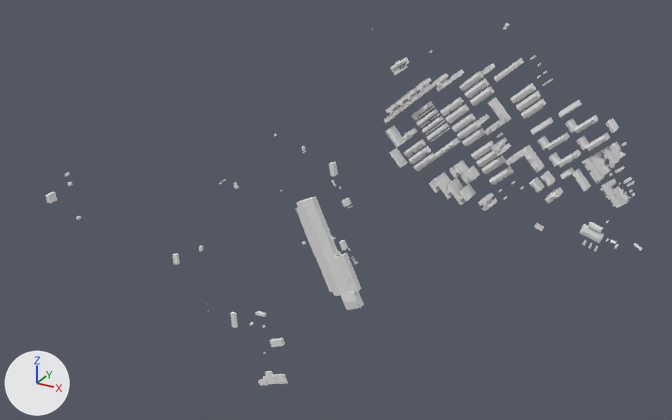
The glTF model backend/madrid_chunks/16/32098/24720.glb: old version first, new version second.
Rendered twice from a camera (50 mm lens) standing at (573.0, -1482.0, 695.0) and looking at (-268.0, 48.0, -70.0). Every picture has the same lights, and +X, +Y and +Z are marked at lower left. The first picture is the older version. Vertices at exactly the same position are counted once.

The scene before the commit, as lines of its bpy script (objects in view):
```python
me_geometry_0 = bpy.data.meshes.new('geometry_0')
me_geometry_0.from_pydata(...)  # 10800 vertices, 22802 faces; spans x -1051.0..347.0, y -54.0..36.0, z -546.0..362.0
ob_geometry_0 = bpy.data.objects.new('geometry_0', me_geometry_0)
ob_geometry_0.location = (0.0, 0.0, 0.0)
```
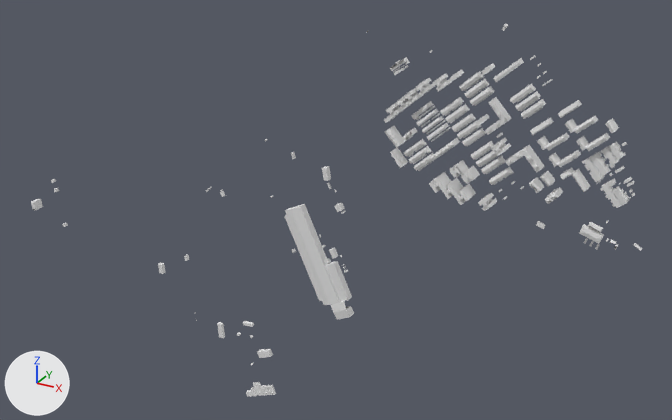
The newer file is also turned or shifted as a whole; pictures and numbers use the older file's frame.

Where the change shows, as pixel boxes [x1, y1, x2, y2] in the pictures (672 x 420 px; the box of a moved part takes in the faces that stretch with it):
'geometry_0', reshaped: before [45, 23, 642, 385]; after [31, 24, 642, 397]
part 1 of me_geometry_0, moved or reshaped: before [534, 223, 544, 231]; after [536, 221, 545, 229]
part 2 of me_geometry_0, deleted: before [45, 23, 606, 385]
part 3 of me_geometry_0, moved or reshaped: before [385, 57, 619, 249]; after [158, 24, 618, 397]
part 4 of me_geometry_0, added: after [31, 179, 68, 227]

The edits, one by one:
me_geometry_0 is used by ob_geometry_0; location (0.0, 0.0, 0.0).
me_geometry_0 had 10800 vertices, 22802 faces and spanned x -1051.0..347.0, y -54.0..36.0, z -546.0..362.0.
me_geometry_0 now has 15538 vertices, 23910 faces and spans x -1051.0..347.0, y -54.0..-16.0, z -546.0..362.0.
me_geometry_0 part 1: the loose piece of 8 vertices spanning x 165.0..182.0, y -25.0, z 13.0..27.0 is moved by (0.0, 9.0, 0.0).
me_geometry_0 part 2: 96 loose pieces with 1589 vertices, spanning x -1051.0..277.0, y -42.0..36.0, z -546.0..362.0, are deleted.
me_geometry_0 part 3: 306 vertices moved within x -124.0..347.0, y -47.0..-16.0, z 15.0..289.0; 6235 vertices removed from x -124.0..347.0, y -54.0..-13.0, z 7.0..309.0; 12436 vertices added at x -688.0..347.0, y -50.0..-16.0, z -546.0..362.0.
me_geometry_0 part 4: 129 vertices added at x -1051.0..-963.0, y -41.0..-16.0, z -233.0..-116.0.
Other edits to the shape of me_geometry_0 do not show in these pictures.
